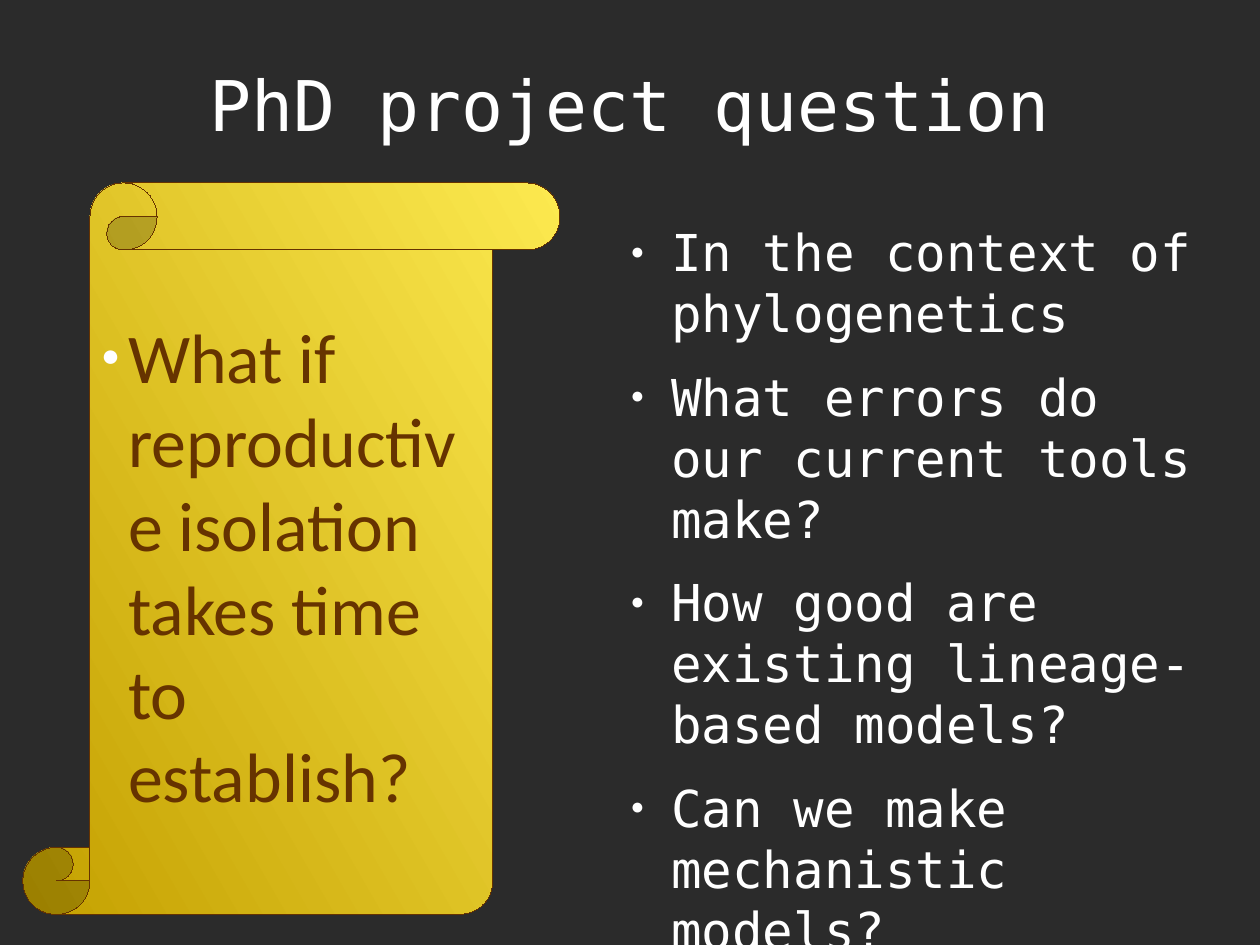
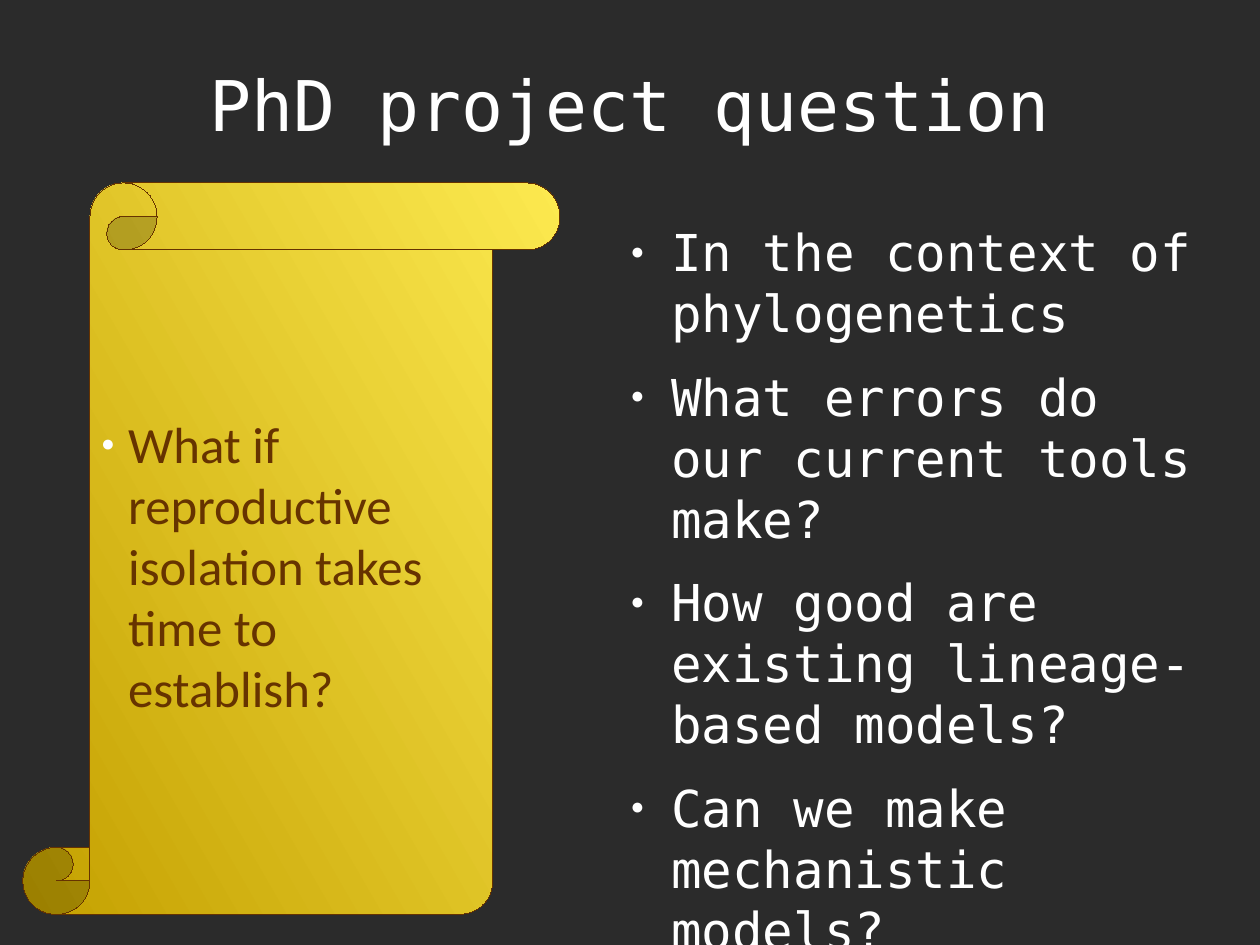
Before and after one commit to richelbilderbeek/Science, a slide deck: slide 2 of Bilderbeek20160926TeceMeeting/20160926TeceMeeting.odp. Drawn at 1260x945 pixels with LibreOffice and Linux fonts; fonts in the diff are those of the drawing; background and template pictures are left out; a plain dark background stands for a picture behind light text. Boxes give left, top, right and bottom in pixels: in the first picture for what was removed or moved away, otherwise in the second. Text is boxed around its words. In the diff, an @@ line names an element or a change of style, - is before the commit and + after.

```diff
--- a/Bilderbeek20160926TeceMeeting/20160926TeceMeeting.odp
+++ b/Bilderbeek20160926TeceMeeting/20160926TeceMeeting.odp
@@ vertical scroll "What if reproductive isolation takes ..." at box(23, 183, 560, 915): size 44 to 32 pt @@
```
Also in this commit, not shown: 1 other slide changed, 1 slide added, 1 other file.
